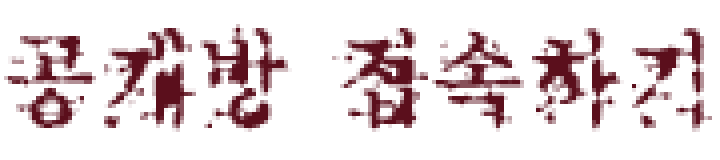
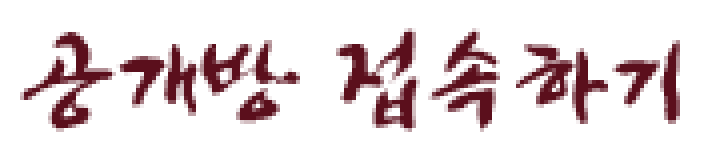
Comparing the layer stacks of the two 720×160 images. Changes:
painted on "공개방 접속하기" over [left=4, top=24, right=712, bottom=132]
